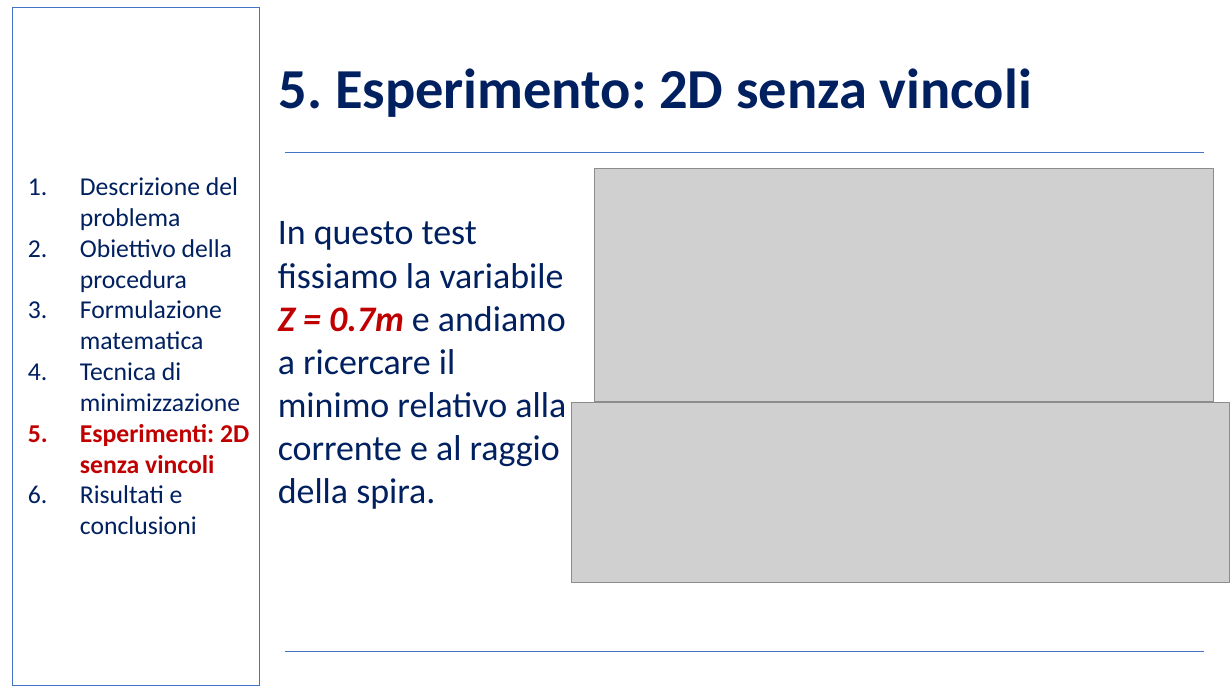
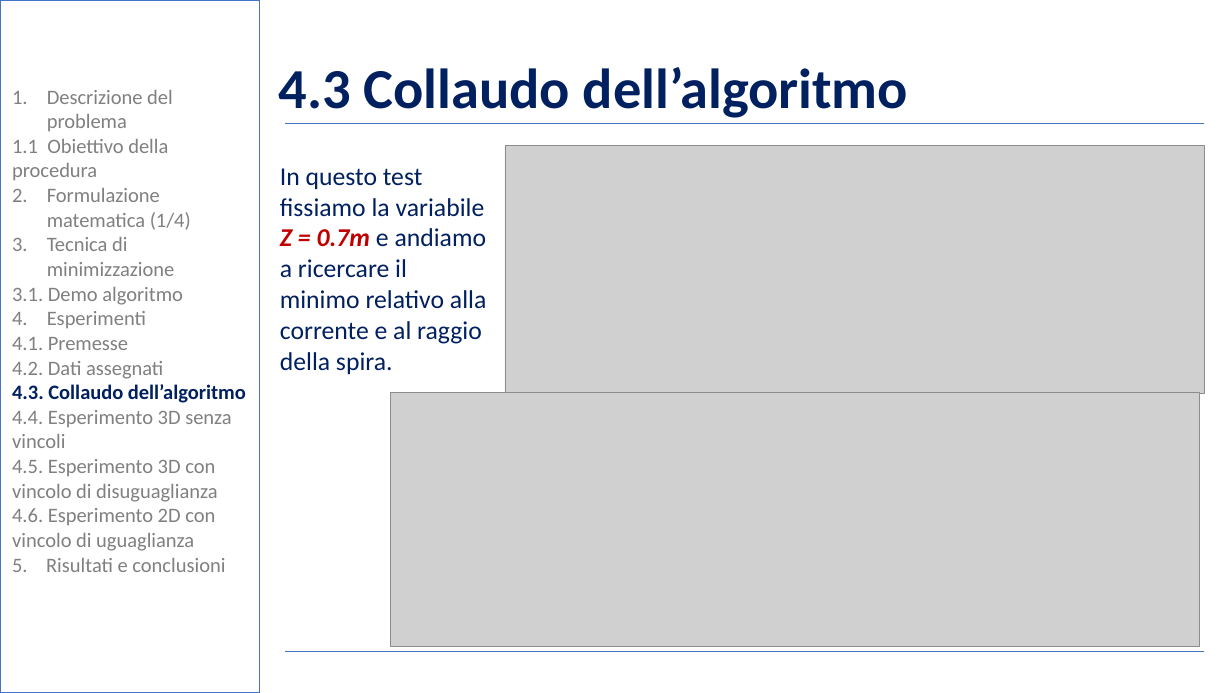
Before and after one commit to BernardoGiordano/NelderMeadMethod, a slide deck: slide 13 of writeup/Slides.pptx (slide 12 before the commit). Drawn at 1232x693 pixels with LibreOffice and Linux fonts; fonts in the diff are those of the drawing; grey boxes stand for pictures; background and template pictures are left out. Boxes give left, top, right and bottom in pixels: in the first picture for what was removed or moved away, otherwise in the second. Text is boxed around its words. In the diff, an @@ line names an element or a change of style, - is before the commit and + after.

```diff
--- a/writeup/Slides.pptx
+++ b/writeup/Slides.pptx
@@ rectangle: place and size @@
-rectangle at [13, 7, 260, 686]
+rectangle at [0, 0, 260, 693]
@@ rectangle at [0, 0, 260, 693]: fill none to #FFFFFF at 50% opacity @@
@@ text "Descrizione del problema": place and size @@
-text "Descrizione del problema" at [80, 177, 249, 535]
+text "Descrizione del problema" at [12, 90, 246, 572]
@@ title at [279, 67, 908, 118]: text changed @@
-5. Esperimento: 2D senza vincoli
+4.3 Collaudo dell’algoritmo
@@ text at [47, 90, 175, 276]: size 20 to 16 pt, text colour #002060 to #808080 in "Descrizione del problema", "Tecnica di minimizzazione"; indent changed @@
@@ text at [12, 139, 191, 230]: text changed; size 20 to 16 pt; text colour #002060 to #808080 @@
-2. Obiettivo della procedura
-3. Formulazione matematica
+1.1 Obiettivo della procedura
+2. Formulazione matematica (1/4)
@@ line moved from (285, 152) - (1204, 152) to (285, 124) - (1204, 124) @@
@@ picture: place and size @@
-picture at [595, 168, 1214, 402]
+picture at [506, 145, 1205, 393]
@@ text "In questo test fissiamo la ...": place and size @@
-text "In questo test fissiamo la ..." at [278, 221, 566, 509]
+text "In questo test fissiamo la ..." at [280, 168, 487, 374]
@@ text "In questo test fissiamo la ..." at [280, 168, 487, 374]: size 28 to 20 pt @@
@@ text at [12, 287, 246, 572]: text changed; size 20 to 16 pt; text colour #C00000 to #808080; bold off @@
-5. Esperimenti: 2D senza vincoli
-6. Risultati e conclusioni
+3.1. Demo algoritmo
+4. Esperimenti
+4.1. Premesse
+4.2. Dati assegnati
+4.3. Collaudo dell’algoritmo
+4.4. Esperimento 3D senza vincoli
+4.5. Esperimento 3D con vincolo di disuguaglianza
+4.6. Esperimento 2D con vincolo di uguaglianza
+5. Risultati e conclusioni
@@ picture: place and size @@
-picture at [571, 403, 1229, 583]
+picture at [391, 393, 1201, 646]
```
Also in this commit, not shown: 18 other slides changed, 1 slide added, 3 other files.
